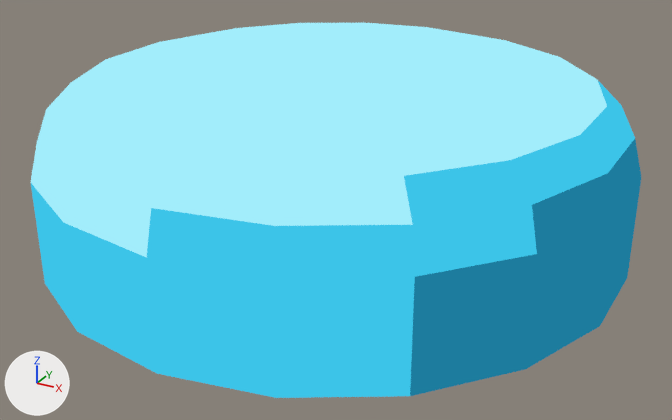
Two versions of the glTF model Assets/TD2/Screen3D/Kit07/celadon/Plate_LatchPad.gltf, one commit apart.
Both versions are drawn from a camera (50 mm lens) standing at (0.29, -0.177, 0.283) and looking at (0.008, 0.337, 0.027). The axes (+X, +Y, +Z) are drawn at lower left. The lights are the same throughout. The first picture is the older version.

The first picture shows 'Plate_LatchPad_baked'.
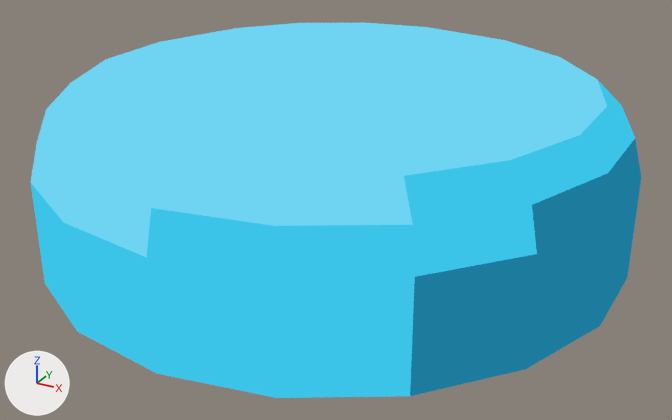
What changed in the scene script:
```text
Change mat_k07_celadon_link_light:
    where n0 = _N.new('ShaderNodeEmission'); n0.name = 'Emission'
    n0.inputs[0].default_value: (0.361, 0.847, 0.965, 1.0) -> (0.159, 0.651, 0.888, 1.0)  # 'Color', cyan #a2edfb -> 'Color', cyan #6fd3f2
```

Boxes (x1, y1, x2, y2) around the edits, measured in the pictures (672 x 420 px):
'Plate_LatchPad_baked', recoloured
    both: (31, 23, 610, 260)
